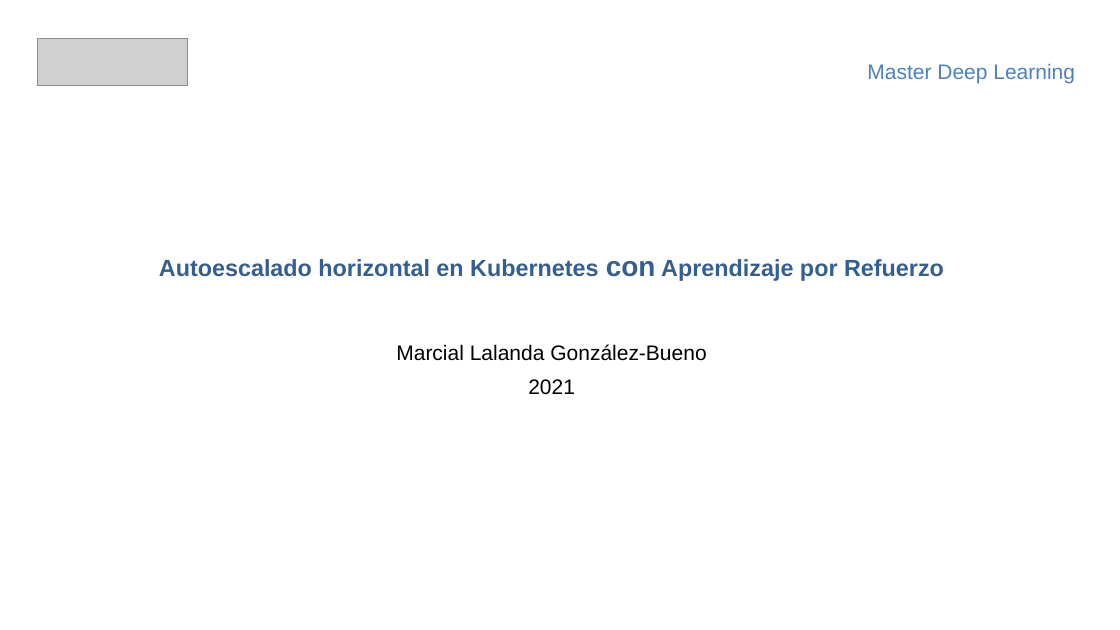
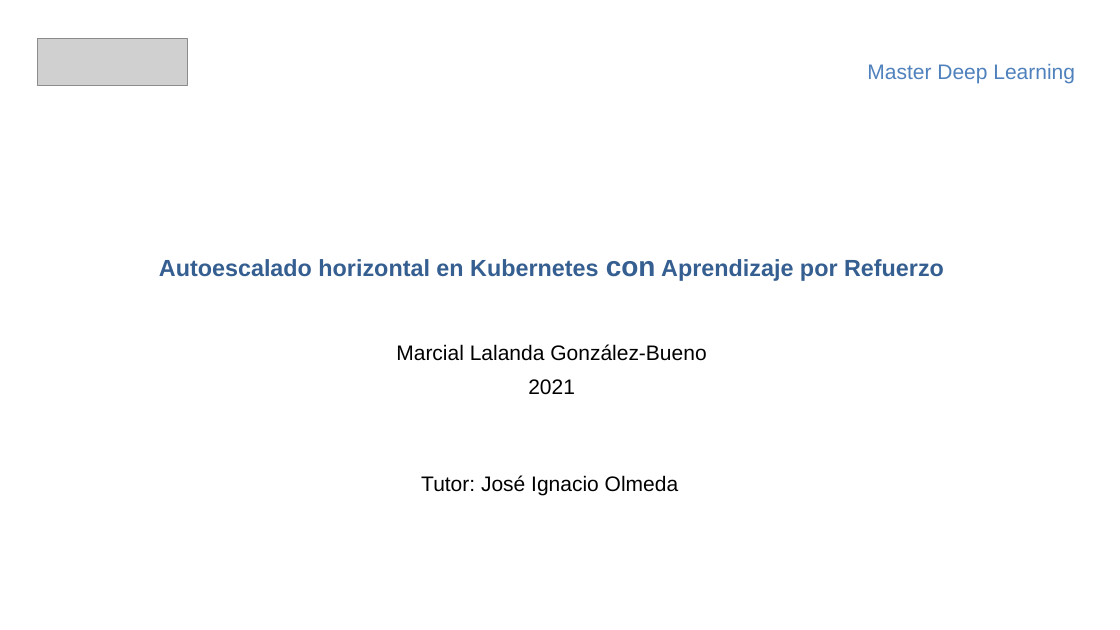
Before and after one commit to mlalandag/HPAwDRL, a slide deck: slide 1 of doc/HpaWithDrl.pptx. Drawn at 1120x630 pixels with LibreOffice and Linux fonts; fonts in the diff are those of the drawing; grey boxes stand for pictures. Boxes give left, top, right and bottom in pixels: in the first picture for what was removed or moved away, otherwise in the second. Text is boxed around its words. In the diff, an @@ line names an element or a change of style, - is before the commit and + after.

```diff
--- a/doc/HpaWithDrl.pptx
+++ b/doc/HpaWithDrl.pptx
@@ text added at <box>421,475,678,495</box>, 18 pt, text #000000 @@
+Tutor: José Ignacio Olmeda
```
Also in this commit, not shown: 7 other slides changed, 8 slides added, 6 slides removed, 1 other file.
